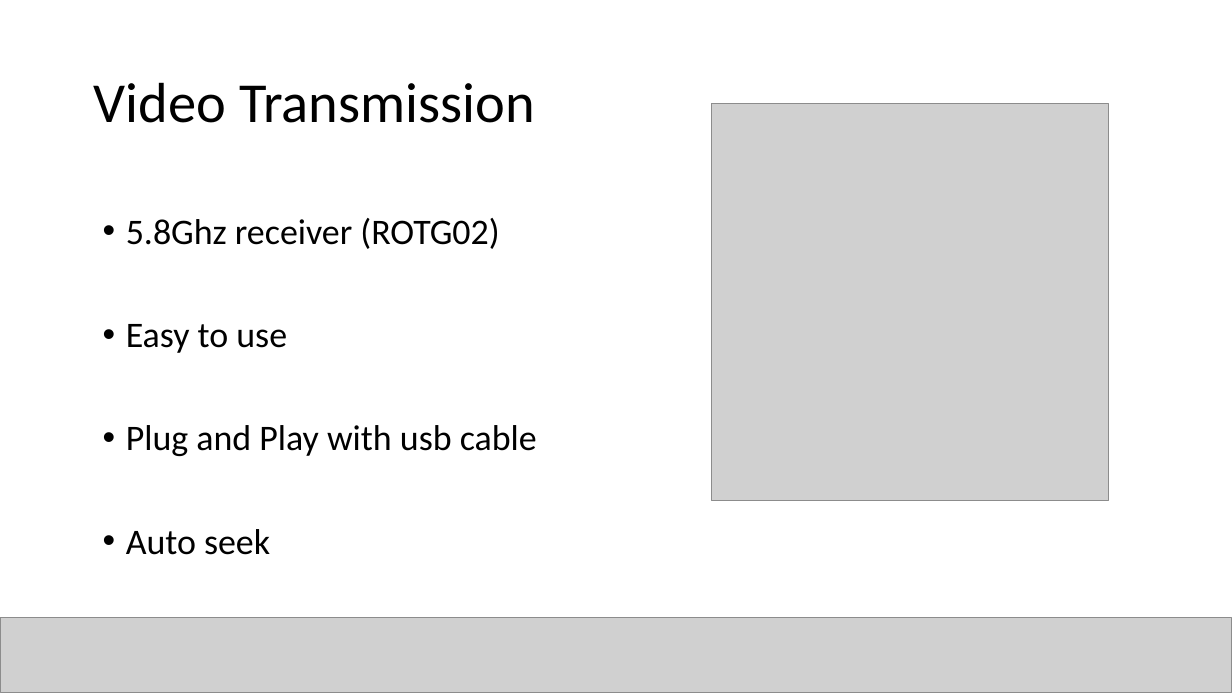
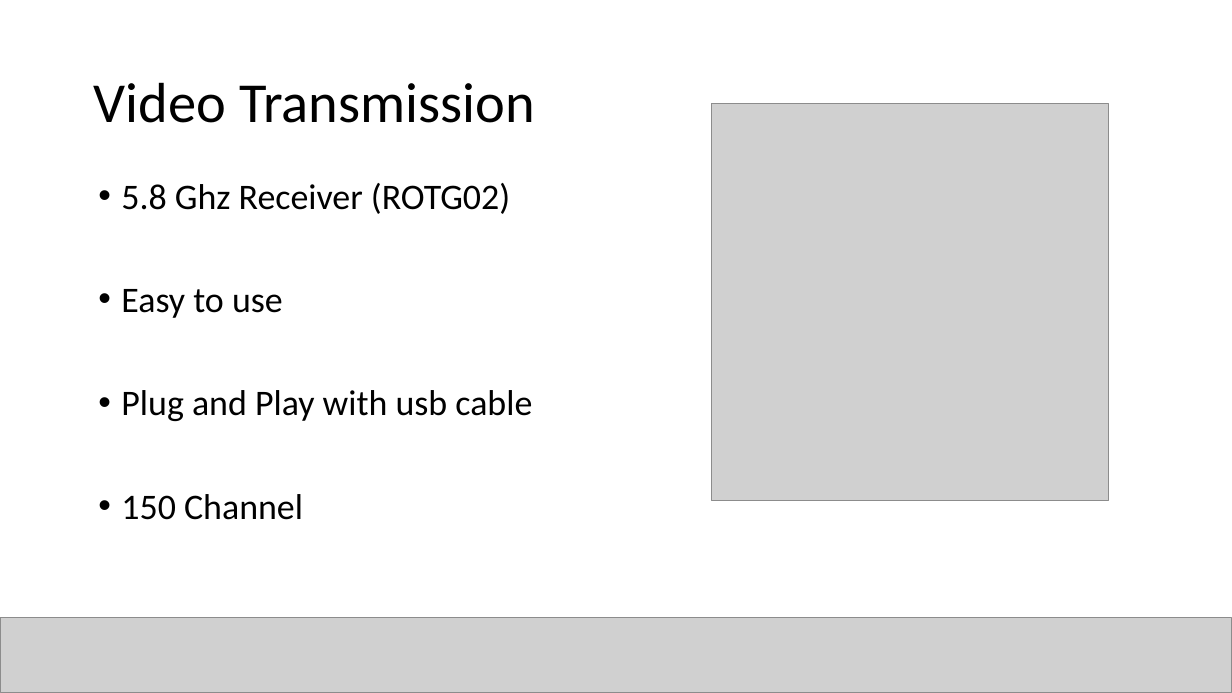
Before and after one commit to canerpotur/TROY-TECH, a slide deck: slide 4 of Troy Tech - Presentation/TROY - Kağan.pptx (slide 5 before the commit). Drawn at 1232x693 pixels with LibreOffice and Linux fonts; fonts in the diff are those of the drawing; grey boxes stand for pictures. Boxes give left, top, right and bottom in pixels: in the first picture for what was removed or moved away, otherwise in the second. Text is boxed around its words. In the diff, an @@ line names an element or a change of style, - is before the commit and + after.

```diff
--- a/Troy Tech - Presentation/TROY - Kağan.pptx
+++ b/Troy Tech - Presentation/TROY - Kağan.pptx
@@ text "5.8 Ghz Receiver (ROTG02)": place and size @@
-text "5.8 Ghz Receiver (ROTG02)" at box(126, 218, 537, 555)
+text "5.8 Ghz Receiver (ROTG02)" at box(121, 183, 532, 520)
@@ text at box(121, 183, 510, 214): text changed @@
-• 5.8Ghz receiver (ROTG02)
+• 5.8 Ghz Receiver (ROTG02)
@@ text at box(121, 494, 303, 520): text changed @@
-• Auto seek
+• 150 Channel
```
Also in this commit, not shown: 4 other slides changed, 3 slides added, 6 slides removed.
